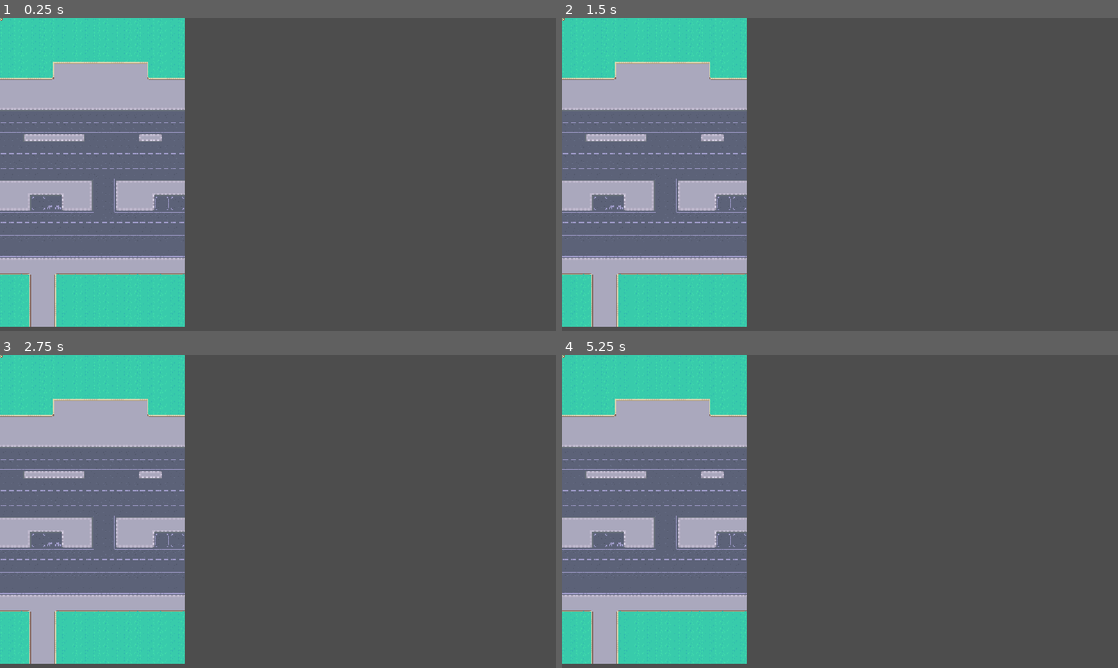
Above: before the commit, frames 1-4 (two rows, left to right).
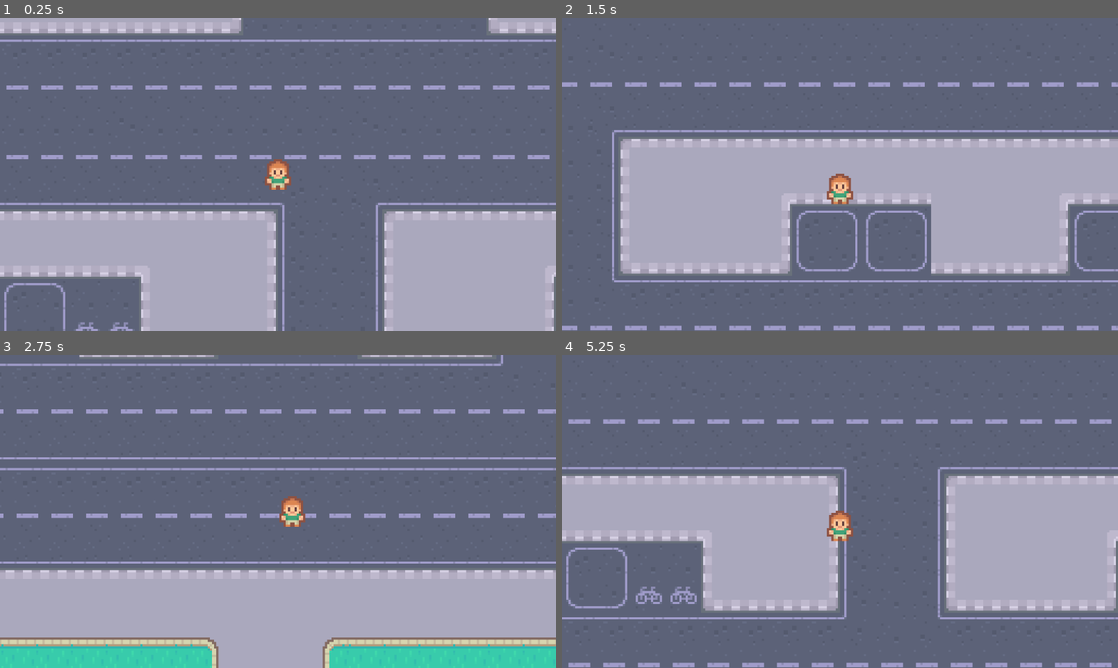
Above: after the commit, the same moments.

Repository: C-S-Z-911/godot_test
Game: Godot game, scene res://scenes/game.tscn
Same seed, same stepped clock (60 frames per second), same inputs: the game is played once before the commit and once after it.
Inputs:
- Up to frame 1 (0.25 s): no input
- Up to frame 2 (1.5 s): tap Enter at 0.5 s; hold D (right, bound only after the commit) 0.53-1.28 s; tap Space (comfirm, bound only after the commit) at 0.6, 1.35 s; hold S (down, bound only after the commit) from 1.28 s (still down)
- Up to frame 3 (2.75 s): release S (down, bound only after the commit) at 2.03 s; hold D (right, bound only after the commit) from 2.03 s (still down); tap Space (comfirm, bound only after the commit) at 2.1 s
- Up to frame 4 (5.25 s): release D (right, bound only after the commit) at 2.78 s; hold W (up, bound only after the commit) 2.78-3.53 s; tap Space (comfirm, bound only after the commit) every 0.75 s from 2.85 to 5.1 s; hold A (left, bound only after the commit) 3.53-5.03 s; hold S (down, bound only after the commit) from 5.03 s (still down)

The runs differ from the first frame. In frame 1, 90% of the frame differs, in the area x 0-100%, y 0-100%; in frame 2, 91%; in frame 3, 87%; in frame 4, 91%.

Commit message:
玩家移动

Diff:
--- a/test-01/project.godot
+++ b/test-01/project.godot
@@ -17,8 +17,40 @@
 
 [display]
 
-window/stretch/mode="canvas_items"
-window/stretch/aspect="expand"
+window/size/viewport_width=1280
+window/size/viewport_height=720
+
+[input]
+
+left={
+"deadzone": 0.2,
+"events": [Object(InputEventKey,"resource_local_to_scene":false,"resource_name":"","device":-1,"window_id":0,"alt_pressed":false,"shift_pressed":false,"ctrl_pressed":false,"meta_pressed":false,"pressed":false,"keycode":0,"physical_keycode":65,"key_label":0,"unicode":97,"location":0,"echo":false,"script":null)
+, Object(InputEventKey,"resource_local_to_scene":false,"resource_name":"","device":-1,"window_id":0,"alt_pressed":false,"shift_pressed":false,"ctrl_pressed":false,"meta_pressed":false,"pressed":false,"keycode":0,"physical_keycode":4194319,"key_label":0,"unicode":0,"location":0,"echo":false,"script":null)
+]
+}
+up={
+"deadzone": 0.2,
+"events": [Object(InputEventKey,"resource_local_to_scene":false,"resource_name":"","device":-1,"window_id":0,"alt_pressed":false,"shift_pressed":false,"ctrl_pressed":false,"meta_pressed":false,"pressed":false,"keycode":0,"physical_keycode":87,"key_label":0,"unicode":119,"location":0,"echo":false,"script":null)
+, Object(InputEventKey,"resource_local_to_scene":false,"resource_name":"","device":-1,"window_id":0,"alt_pressed":false,"shift_pressed":false,"ctrl_pressed":false,"meta_pressed":false,"pressed":false,"keycode":0,"physical_keycode":4194320,"key_label":0,"unicode":0,"location":0,"echo":false,"script":null)
+]
+}
+right={
+"deadzone": 0.2,
+"events": [Object(InputEventKey,"resource_local_to_scene":false,"resource_name":"","device":-1,"window_id":0,"alt_pressed":false,"shift_pressed":false,"ctrl_pressed":false,"meta_pressed":false,"pressed":false,"keycode":0,"physical_keycode":68,"key_label":0,"unicode":100,"location":0,"echo":false,"script":null)
+, Object(InputEventKey,"resource_local_to_scene":false,"resource_name":"","device":-1,"window_id":0,"alt_pressed":false,"shift_pressed":false,"ctrl_pressed":false,"meta_pressed":false,"pressed":false,"keycode":0,"physical_keycode":4194321,"key_label":0,"unicode":0,"location":0,"echo":false,"script":null)
+]
+}
+down={
+"deadzone": 0.2,
+"events": [Object(InputEventKey,"resource_local_to_scene":false,"resource_name":"","device":-1,"window_id":0,"alt_pressed":false,"shift_pressed":false,"ctrl_pressed":false,"meta_pressed":false,"pressed":false,"keycode":0,"physical_keycode":83,"key_label":0,"unicode":115,"location":0,"echo":false,"script":null)
+, Object(InputEventKey,"resource_local_to_scene":false,"resource_name":"","device":-1,"window_id":0,"alt_pressed":false,"shift_pressed":false,"ctrl_pressed":false,"meta_pressed":false,"pressed":false,"keycode":0,"physical_keycode":4194322,"key_label":0,"unicode":0,"location":0,"echo":false,"script":null)
+]
+}
+comfirm={
+"deadzone": 0.2,
+"events": [Object(InputEventKey,"resource_local_to_scene":false,"resource_name":"","device":-1,"window_id":0,"alt_pressed":false,"shift_pressed":false,"ctrl_pressed":false,"meta_pressed":false,"pressed":false,"keycode":0,"physical_keycode":32,"key_label":0,"unicode":32,"location":0,"echo":false,"script":null)
+]
+}
 
 [physics]
 
--- a/test-01/scenes/game.tscn
+++ b/test-01/scenes/game.tscn
@@ -6,7 +6,14 @@
 [node name="Game" type="Node2D" unique_id=1655798817]
 
 [node name="Sprite2D" type="Sprite2D" parent="." unique_id=904256117]
-position = Vector2(192, 320)
+texture = ExtResource("1_uwrxv")
+
+[node name="Sprite2D2" type="Sprite2D" parent="." unique_id=841571523]
+position = Vector2(-384, 0)
+texture = ExtResource("1_uwrxv")
+
+[node name="Sprite2D3" type="Sprite2D" parent="." unique_id=1324453971]
+position = Vector2(384, 0)
 texture = ExtResource("1_uwrxv")
 
 [node name="player" parent="." unique_id=1967865214 instance=ExtResource("2_yqjtg")]
--- /dev/null
+++ b/test-01/scenes/obstacle/boxes.tscn
@@ -0,0 +1,8 @@
+[gd_scene format=3 uid="uid://bc8qwb7ysm5r3"]
+
+[ext_resource type="Texture2D" uid="uid://b6mjirn33bh0w" path="res://graphics/objects/box1.png" id="1_hl4tw"]
+
+[node name="Boxes" type="Node2D" unique_id=1438398430]
+
+[node name="Sprite2D" type="Sprite2D" parent="." unique_id=381702028]
+texture = ExtResource("1_hl4tw")
--- /dev/null
+++ b/test-01/scenes/obstacle/trees.tscn
@@ -0,0 +1,8 @@
+[gd_scene format=3 uid="uid://tpgps7ms35l5"]
+
+[ext_resource type="Texture2D" uid="uid://mt2w3jcxoc6w" path="res://graphics/objects/tree1.png" id="1_lvwx8"]
+
+[node name="Trees" type="Node2D" unique_id=2105217282]
+
+[node name="Sprite2D" type="Sprite2D" parent="." unique_id=568588267]
+texture = ExtResource("1_lvwx8")
--- a/test-01/scenes/player.gd
+++ b/test-01/scenes/player.gd
@@ -1,7 +1,15 @@
 extends Node2D
 
-var direction : Vector2
-var speed : int = 200
+var direction: Vector2
+var speed: int = 200
+
+func _physics_process(delta: float) -> void:
+	direction = Input.get_vector("left","right","up","down")
+
+
+
+	position += direction * speed * delta
+
 
 # Called when the node enters the scene tree for the first time.
 func _ready() -> void:
@@ -10,4 +18,5 @@
 
 # Called every frame. 'delta' is the elapsed time since the previous frame.
 func _process(delta: float) -> void:
-	pass
+	if Input.is_action_just_pressed("comfirm"):
+		print("123");
--- a/test-01/scenes/player.tscn
+++ b/test-01/scenes/player.tscn
@@ -9,3 +9,8 @@
 [node name="Sprite2D" type="Sprite2D" parent="." unique_id=454385435]
 texture_filter = 1
 texture = ExtResource("1_3vyb7")
+
+[node name="Camera2D" type="Camera2D" parent="." unique_id=495448558]
+zoom = Vector2(5, 5)
+position_smoothing_enabled = true
+position_smoothing_speed = 20.0
